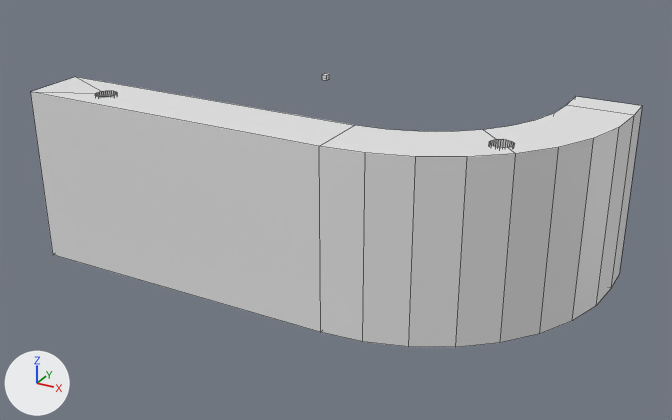
One commit to the Blender file WifiHousingShim.blend: the scene before it, then after it.
Camera for both pictures: a 50 mm camera at (177.4, -314.2, 100.3) aimed at (48.3, -79.4, -17.1). Lighting does not change. The marker at lower left points along +X, +Y and +Z. Mesh edges are drawn as thin lines.
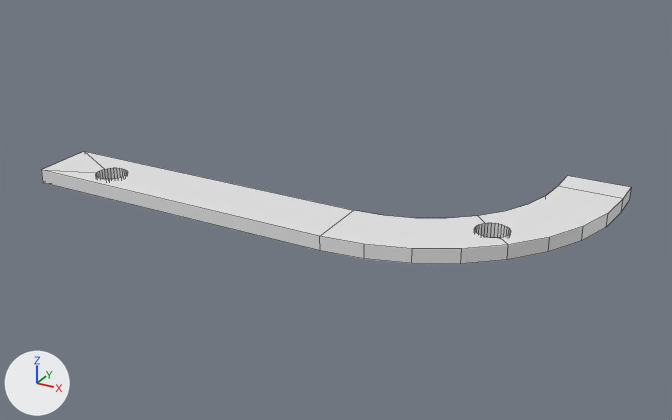
Boxes (x1, y1, x2, y2) around the edits, measured in the pictures (672 x 420 px; the box of a moved part takes in the faces that stretch with it):
'Cube', reshaped, rescaled: before (30, 74, 642, 347); after (41, 151, 631, 264)
part 1 of me_cube_002, moved or reshaped: before (32, 77, 634, 157); after (42, 151, 622, 249)
part 2 of me_cube_002, cut back: before (322, 74, 329, 80)

What the commit changed:
me_cube_002 is used by ob_cube; location (0.0, 0.0, 0.0); scale (134.0, 134.0, 25.5).
me_cube_002 had 180 vertices, 102 faces and spanned x -0.15..1.0, y -1.0..0.01, z -1.0..1.0.
me_cube_002 now has 176 vertices, 96 faces, 3 loose edges and spans x -0.15..1.0, y -1.0..0.01, z -1.0..1.0.
Part 1, on me_cube_002:
50 vertices are removed from x -0.02..0.85, y -0.96..-0.81, z -1.0..1.0.
43 faces are deleted.
12 vertices in x 0.02, y -0.95..-0.92, z -1.0..1.0 move by (0.01, -0.01, 0.0).
8 vertices in x 0.82..0.84, y -0.81, z -1.0..1.0 move by (0.0, 0.02, 0.0).
6 vertices in x 0.0..0.02, y -0.96..-0.95, z -1.0..1.0 move by (0.0, -0.02, 0.0).
4 vertices in x 0.0..0.01, y -0.96..-0.95, z -1.0..1.0 move by (0.01, -0.02, 0.0).
4 vertices in x 0.84, y -0.81, z -1.0..1.0 move by (0.01, 0.01, 0.0).
14 vertices move from x -0.02..0.85, y -0.94..-0.81, z -1.0..1.0 to x -0.03..0.85, y -0.95..-0.79, z -1.0..1.0.
50 vertices are added at x -0.03..0.85, y -0.98..-0.79, z -1.0..1.0.
43 new faces join them.
Part 2, on me_cube_002:
4 vertices are removed from x -0.01..0.01, y -0.01..0.01, z -0.04..0.04.
6 faces are deleted.
3 loose edges are added.
Object 'Cube' (ob_cube) is rescaled from (134.0, 134.0, 25.5) to (134.0, 134.0, 2.0).
